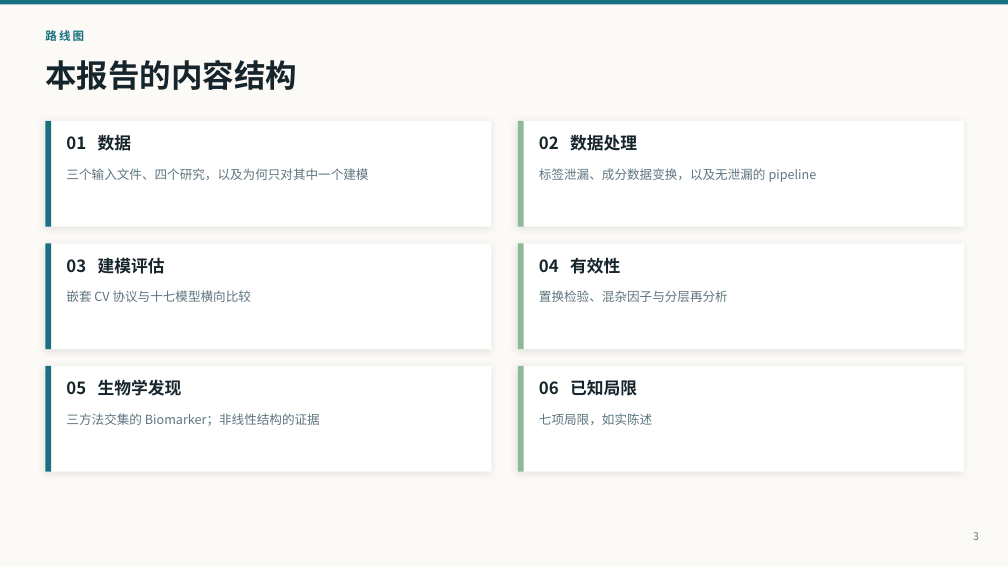
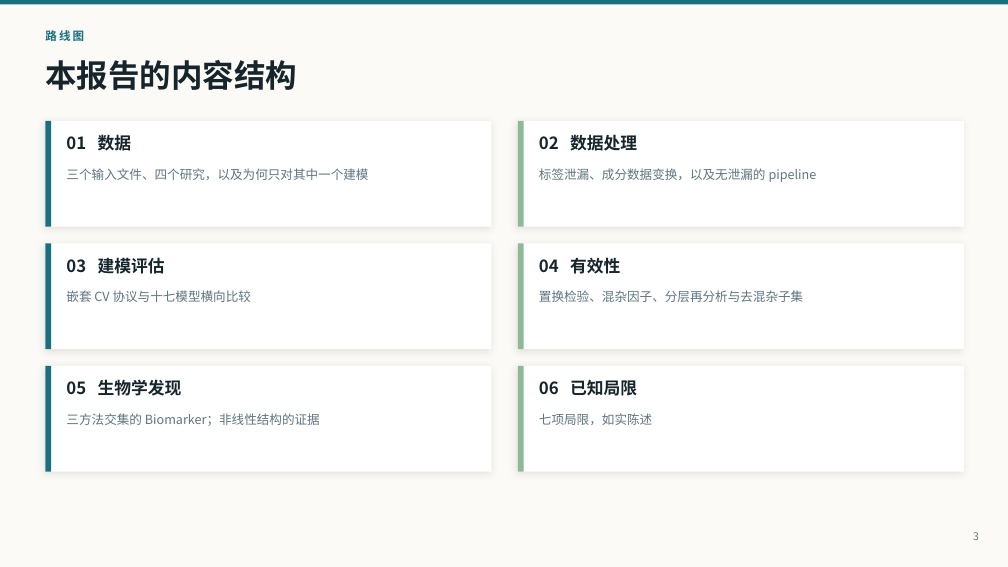
Before and after one commit to pengsihua2023/Christina-machine-learning-project, a slide deck: slide 3 of slides/Influenza_Microbiome_ML_Overview_ZH.pptx. Drawn at 1008x567 pixels with LibreOffice and Linux fonts; fonts in the diff are those of the drawing. Boxes give left, top, right and bottom in pixels: in the first picture for what was removed or moved away, otherwise in the second. Text is boxed around its words. In the diff, an @@ line names an element or a change of style, - is before the commit and + after.

```diff
--- a/slides/Influenza_Microbiome_ML_Overview_ZH.pptx
+++ b/slides/Influenza_Microbiome_ML_Overview_ZH.pptx
@@ text at box(539, 290, 803, 302): text changed @@
-置换检验、混杂因子与分层再分析
+置换检验、混杂因子、分层再分析与去混杂子集
```
Also in this commit, not shown: 6 other slides changed, 1 slide added, 11 other files.
